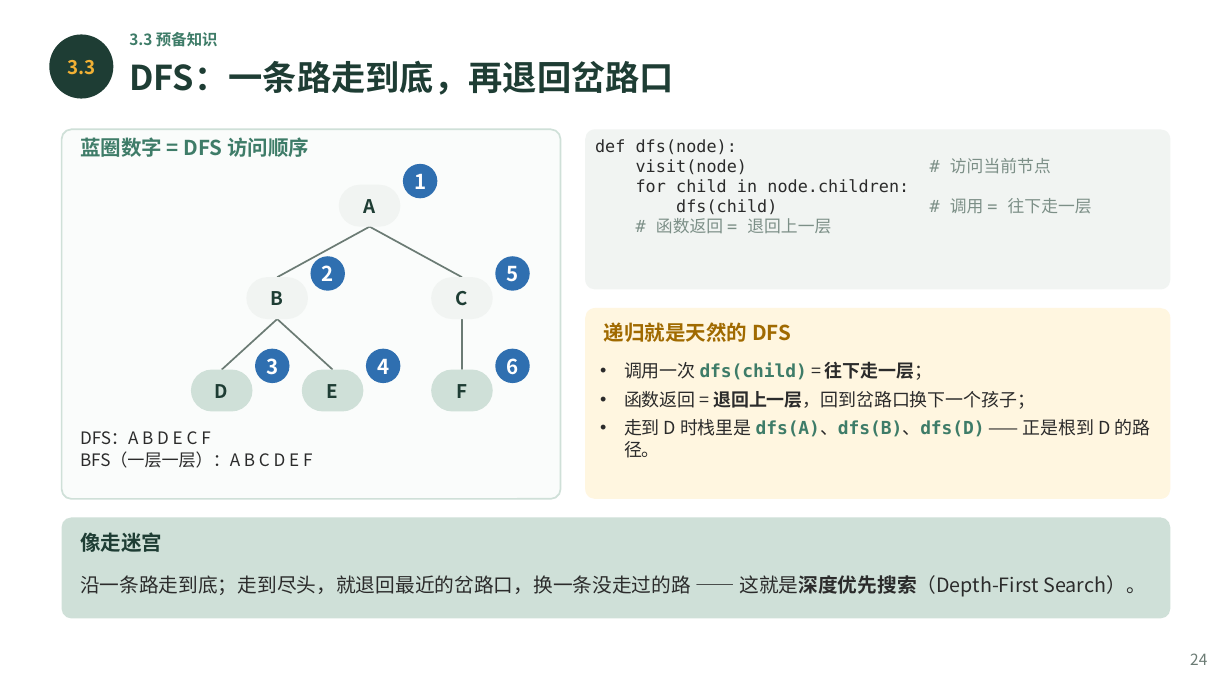
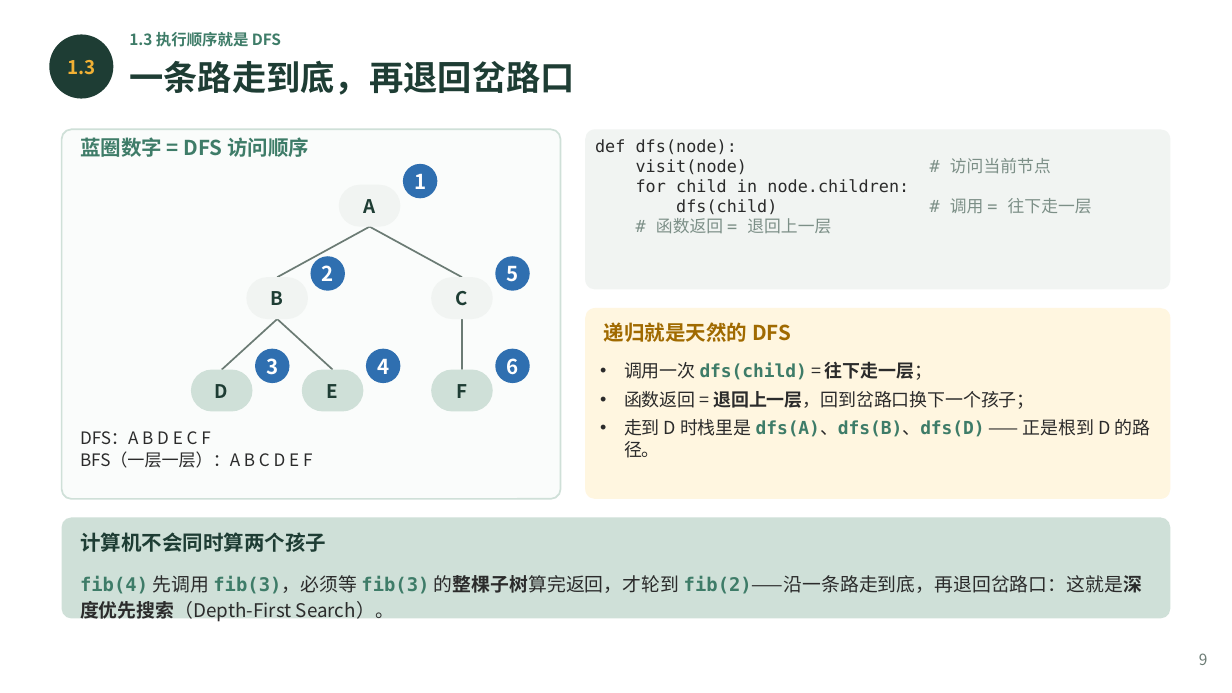
Before and after one commit to GMyhf/2026fall-cs101, a slide deck: slide 9 of courseware/202610_ADS_W08_Recursion.pptx (slide 24 before the commit). Drawn at 1232x693 pixels with LibreOffice and Linux fonts; fonts in the diff are those of the drawing. Boxes give left, top, right and bottom in pixels: in the first picture for what was removed or moved away, otherwise in the second. Text is boxed around its words. In the diff, an @@ line names an element or a change of style, - is before the commit and + after.

```diff
--- a/courseware/202610_ADS_W08_Recursion.pptx
+++ b/courseware/202610_ADS_W08_Recursion.pptx
@@ text at bbox=[129, 32, 281, 47]: text changed @@
-3.3 预备知识
+1.3 执行顺序就是 DFS
@@ text at bbox=[67, 60, 95, 75]: text changed @@
-3.3
+1.3
@@ text at bbox=[129, 60, 575, 95]: text changed @@
-DFS：一条路走到底，再退回岔路口
+一条路走到底，再退回岔路口
@@ text at bbox=[80, 532, 326, 552]: text changed @@
-像走迷宫
+计算机不会同时算两个孩子
@@ text at bbox=[80, 575, 1143, 622]: text changed; size 11.5 to 11 pt @@
-沿一条路走到底；走到尽头，就退回最近的岔路口，换一条没走过的路 —— 这就是深度优先搜索（Depth-First Search）。
+fib(4) 先调用 fib(3)，必须等 fib(3) 的整棵子树算完返回，才轮到 fib(2)——沿一条路走到底，再退回岔路口：这就是深度优先搜索（Depth-First Search）。
@@ text at bbox=[1199, 653, 1208, 665]: text changed @@
-24
+9
```
Also in this commit, not shown: 35 other slides changed, 4 slides added, 7 other files.
